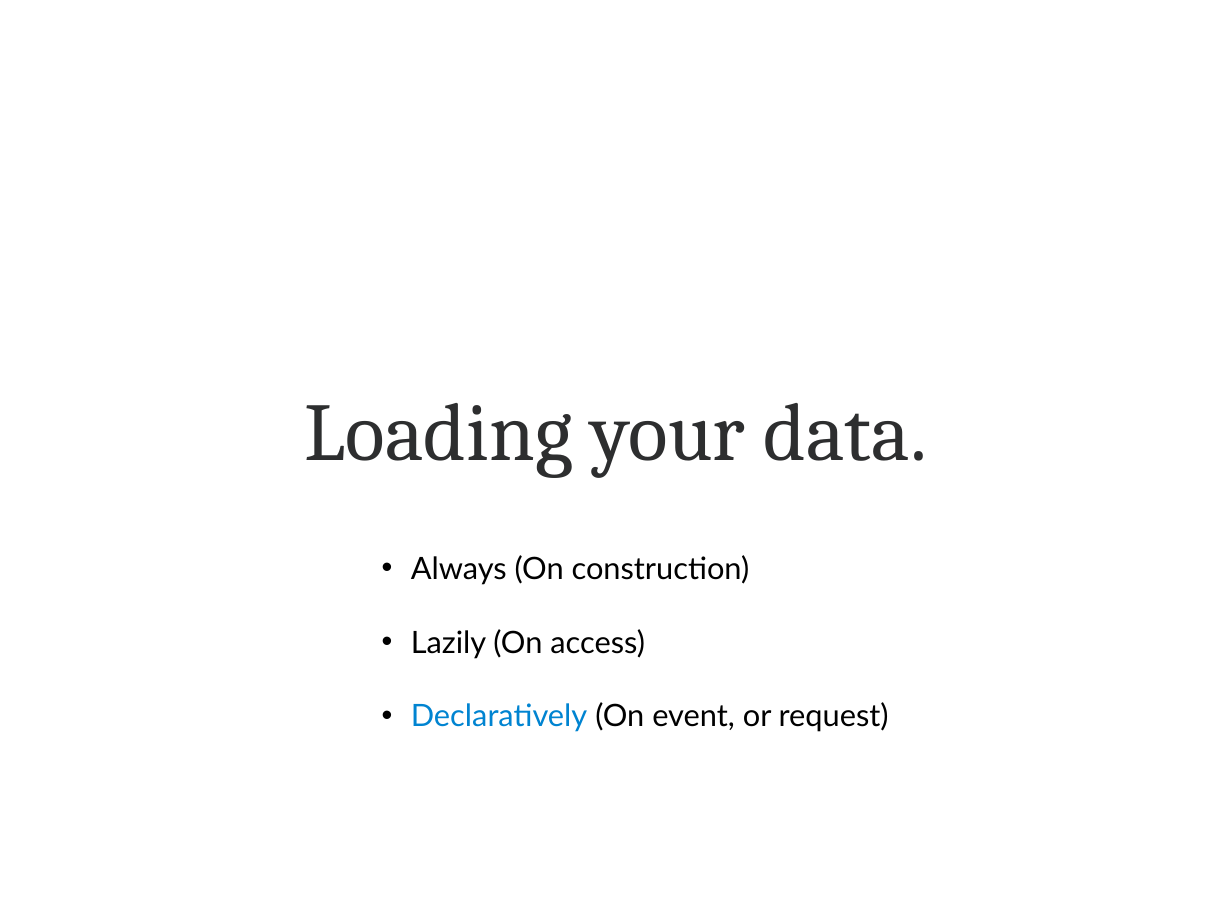
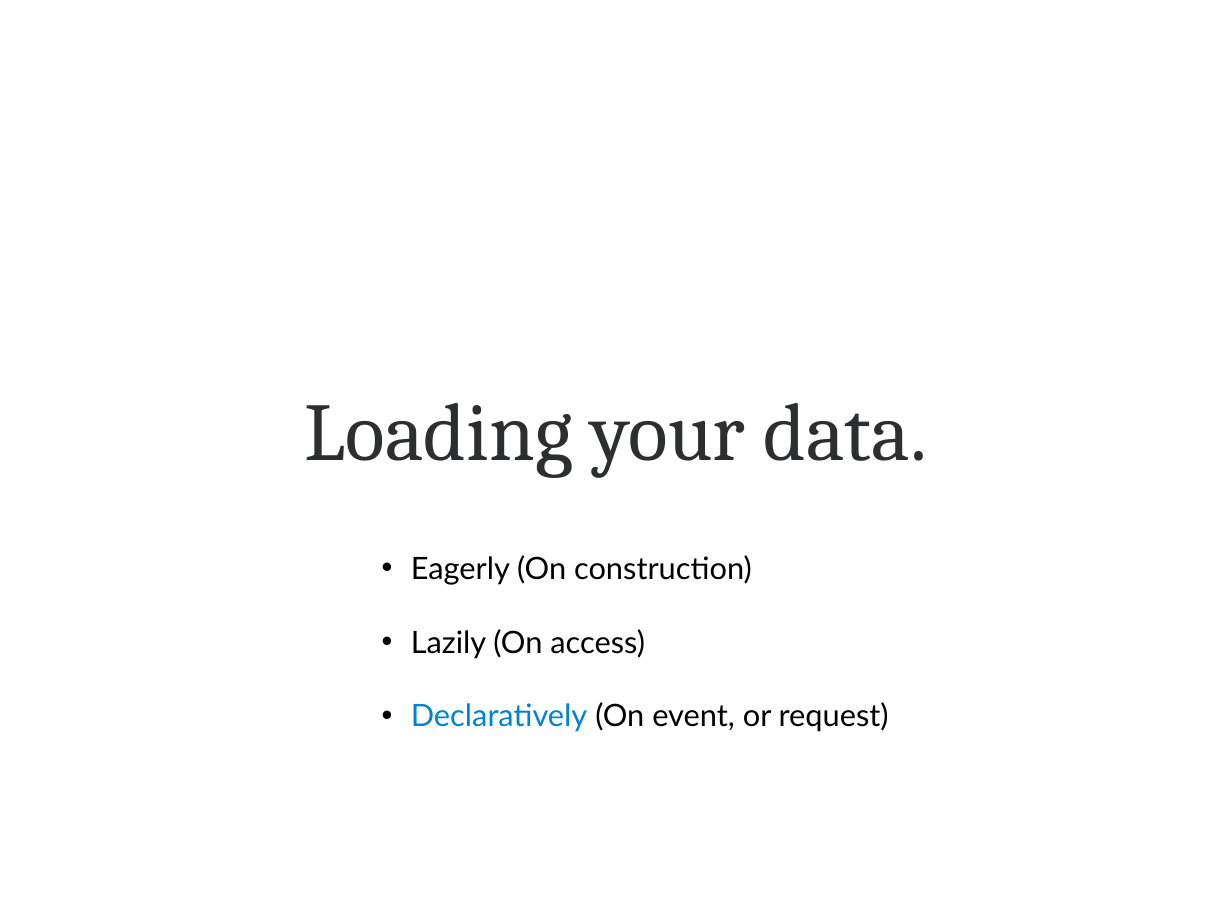
Before and after one commit to lincolnthree/talks, a slide deck: slide 48 of 2011_Beautiful_Java_EE_JAXConf.odp. Drawn at 1232x924 pixels with LibreOffice and Linux fonts; fonts in the diff are those of the drawing. Boxes give left, top, right and bottom in pixels: in the first picture for what was removed or moved away, otherwise in the second. Text is boxed around its words. In the diff, an @@ line names an element or a change of style, - is before the commit and + after.

```diff
--- a/2011_Beautiful_Java_EE_JAXConf.odp
+++ b/2011_Beautiful_Java_EE_JAXConf.odp
@@ text at <box>411,555,752,585</box>: text changed @@
-• Always (On construction)
+• Eagerly (On construction)
```
Also in this commit, not shown: 3 other slides changed, 1 slide added.
